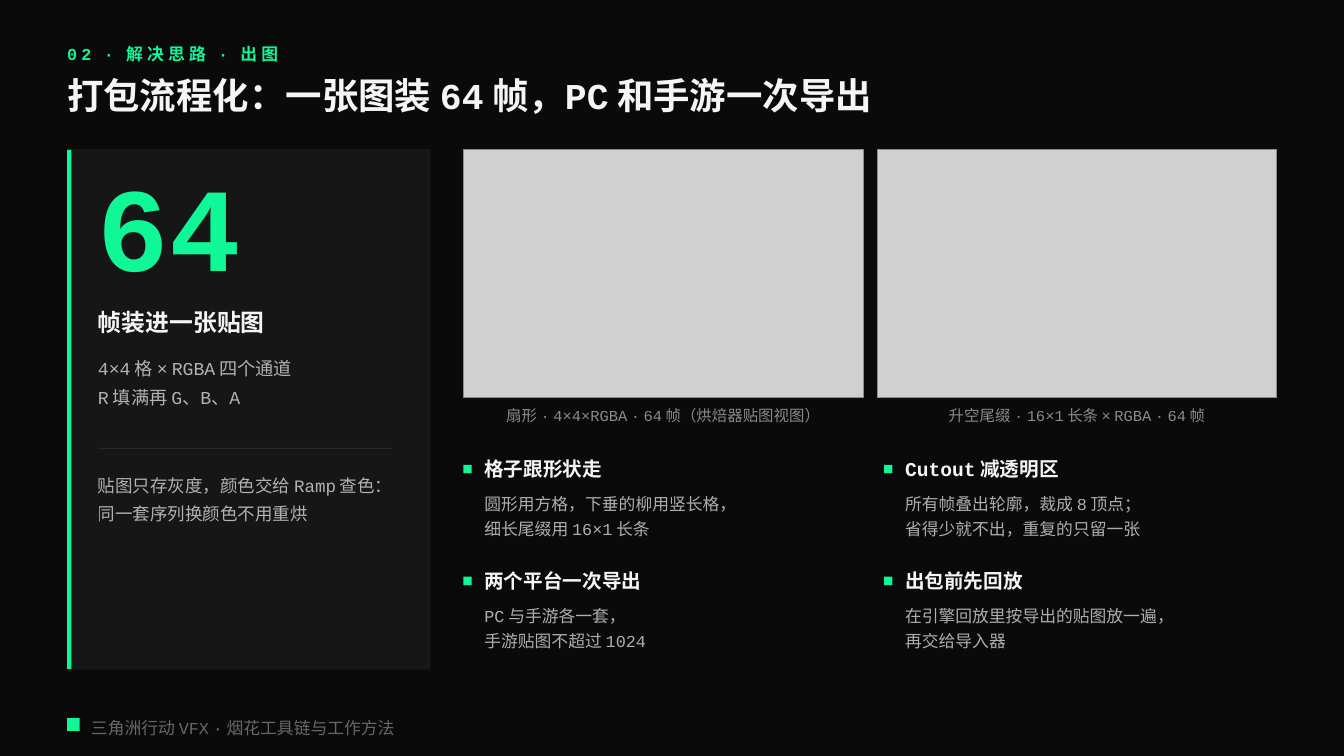
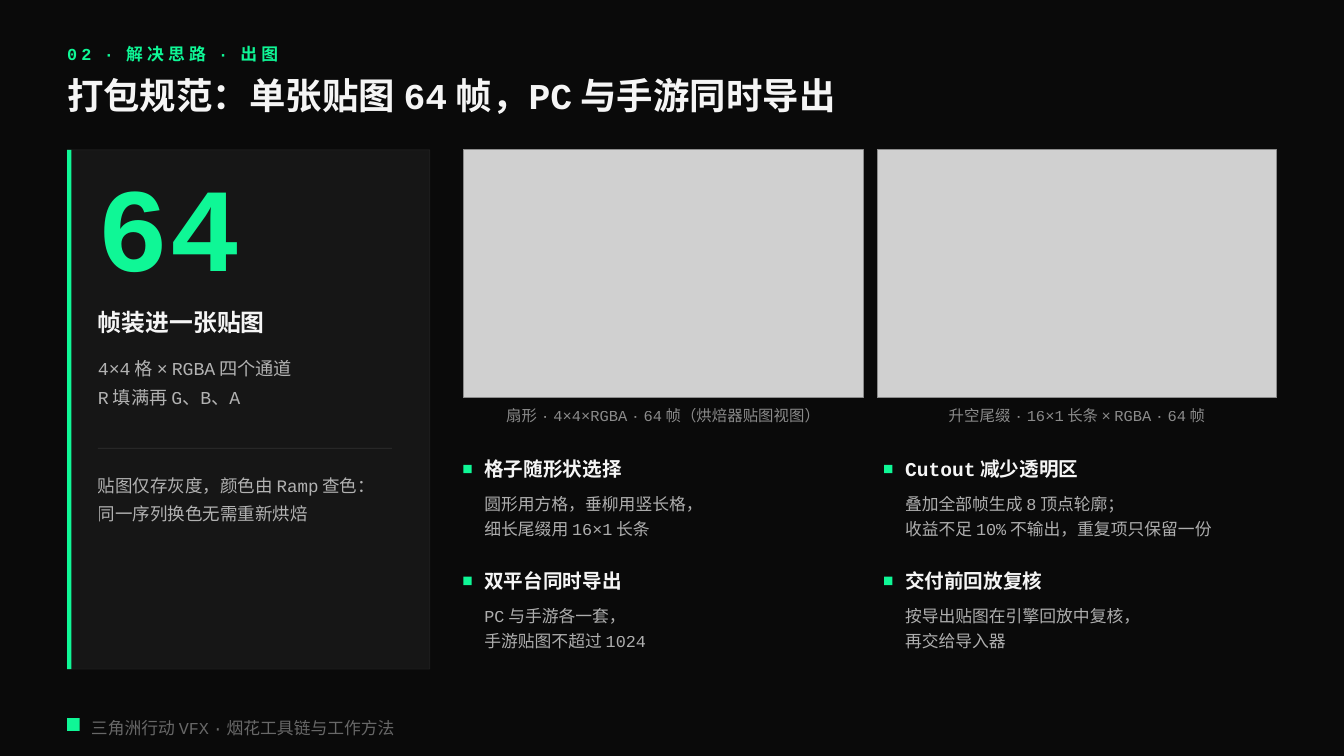
Before and after one commit to loccmaiii-lang/FireWorksLab, a slide deck: slide 9 of 协作/提示词/分享PPT交接_2026-10-29/第三版交付/烟花秀AI全流程_第三版.pptx. Drawn at 1344x756 pixels with LibreOffice and Linux fonts; fonts in the diff are those of the drawing; grey boxes stand for pictures. Boxes give left, top, right and bottom in pixels: in the first picture for what was removed or moved away, otherwise in the second. Text is boxed around its words. In the diff, an @@ line names an element or a change of style, - is before the commit and + after.

```diff
--- a/协作/提示词/分享PPT交接_2026-10-29/第三版交付/烟花秀AI全流程_第三版.pptx
+++ b/协作/提示词/分享PPT交接_2026-10-29/第三版交付/烟花秀AI全流程_第三版.pptx
@@ text at [67,78,836,114]: text changed @@
-打包流程化：一张图装 64 帧，PC 和手游一次导出
+打包规范：单张贴图 64 帧，PC 与手游同时导出
@@ text at [98,477,374,522]: text changed @@
-贴图只存灰度，颜色交给 Ramp 查色：
-同一套序列换颜色不用重烘
+贴图仅存灰度，颜色由 Ramp 查色：
+同一序列换色无需重新烘焙
@@ text at [484,459,621,478]: text changed @@
-格子跟形状走
+格子随形状选择
@@ text at [905,459,1078,478]: text changed @@
-Cutout 减透明区
+Cutout 减少透明区
@@ text at [484,496,702,536]: text changed @@
-圆形用方格，下垂的柳用竖长格，
-细长尾缀用 16×1 长条
+圆形用方格，垂柳用竖长格，
+细长尾缀用 16×1 长条
@@ text at [905,496,1212,537]: text changed @@
-所有帧叠出轮廓，裁成 8 顶点；
-省得少就不出，重复的只留一张
+叠加全部帧生成 8 顶点轮廓；
+收益不足 10% 不输出，重复项只保留一份
@@ text at [484,571,621,590]: text changed @@
-两个平台一次导出
+双平台同时导出
@@ text at [905,571,1042,590]: text changed @@
-出包前先回放
+交付前回放复核
@@ text at [905,608,1140,649]: text changed @@
-在引擎回放里按导出的贴图放一遍，
-再交给导入器
+按导出贴图在引擎回放中复核，
+再交给导入器
```
Also in this commit, not shown: 23 other slides changed, 5 other files.
